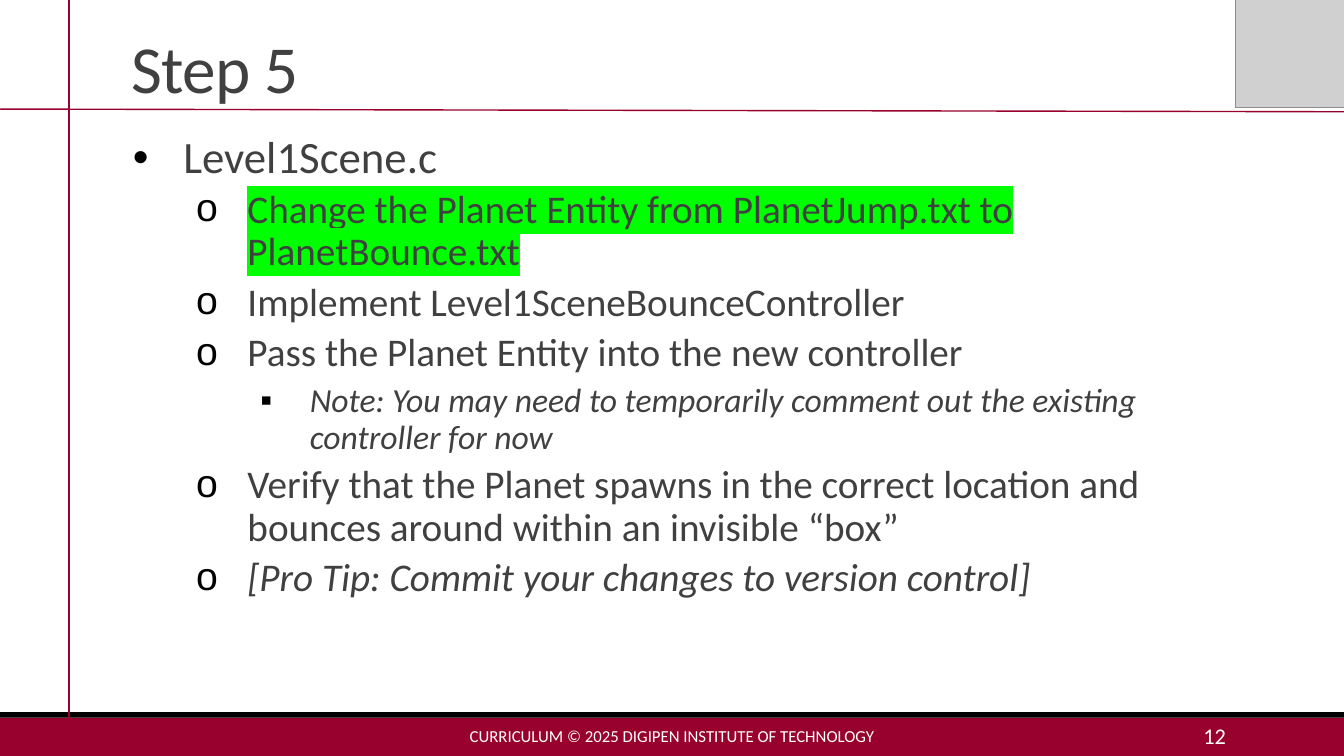
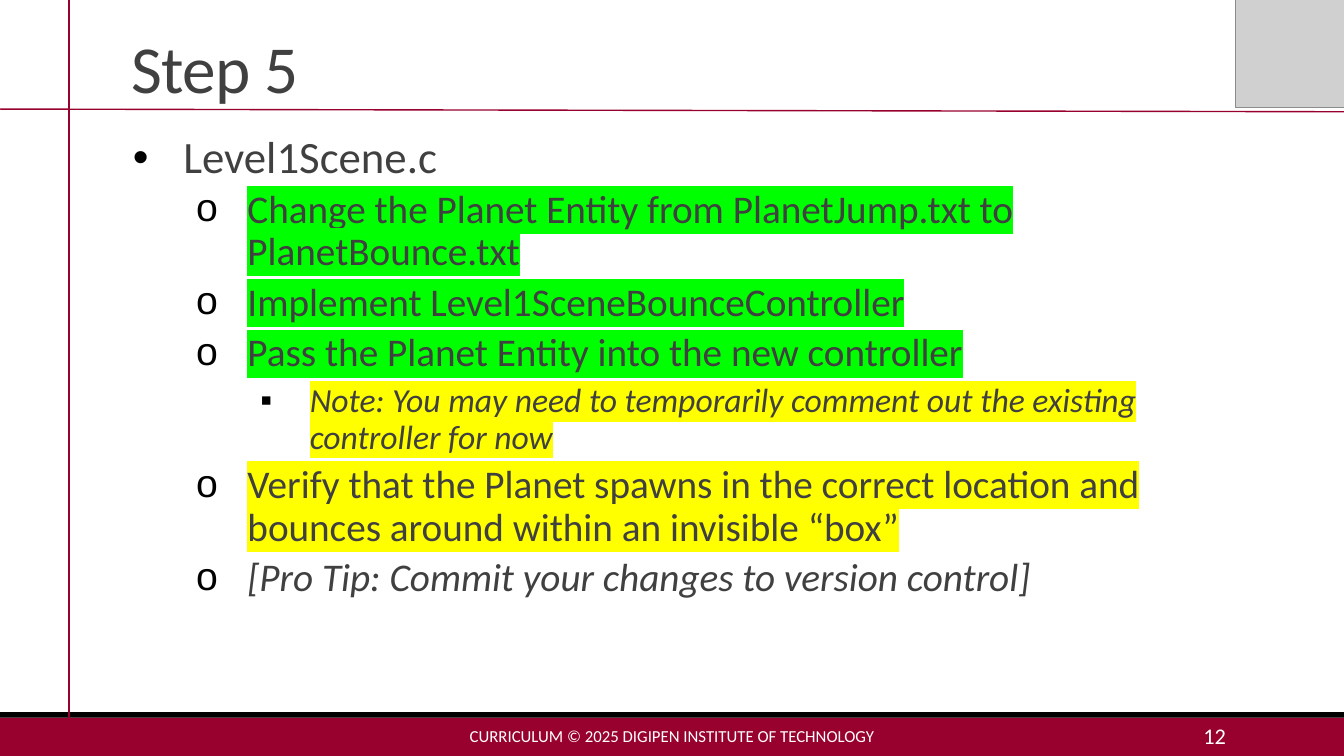
Before and after one commit to MakoJBryant/cs-230-project-game-engine, a slide deck: slide 12 of Project 3 - Lecture.pptx. Drawn at 1344x756 pixels with LibreOffice and Linux fonts; fonts in the diff are those of the drawing; grey boxes stand for pictures. Boxes give left, top, right and bottom in pixels: in the first picture for what was removed or moved away, otherwise in the second. Text is boxed around its words. In the diff, an @@ line names an element or a change of style, - is before the commit and + after.

```diff
--- a/Project 3 - Lecture.pptx
+++ b/Project 3 - Lecture.pptx
@@ text at (247,288,1139,542): highlight none to #00FF00 in "Implement Level1SceneBounceController", "Pass the Planet Entity into the new ..."; highlight none to #FFFF00 in "Note: You may need to temporarily comment ...", "Verify that the Planet spawns in the ..." @@
```
Also in this commit, not shown: 4 other slides changed, 2 other files.
